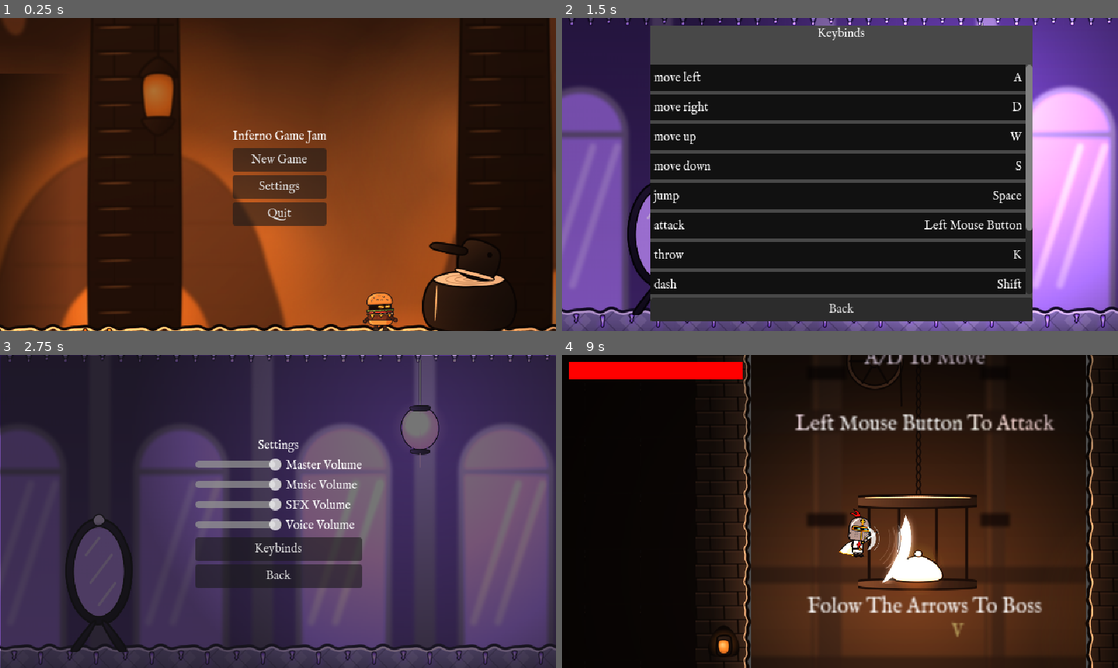
Above: before the commit, frames 1-4 (two rows, left to right).
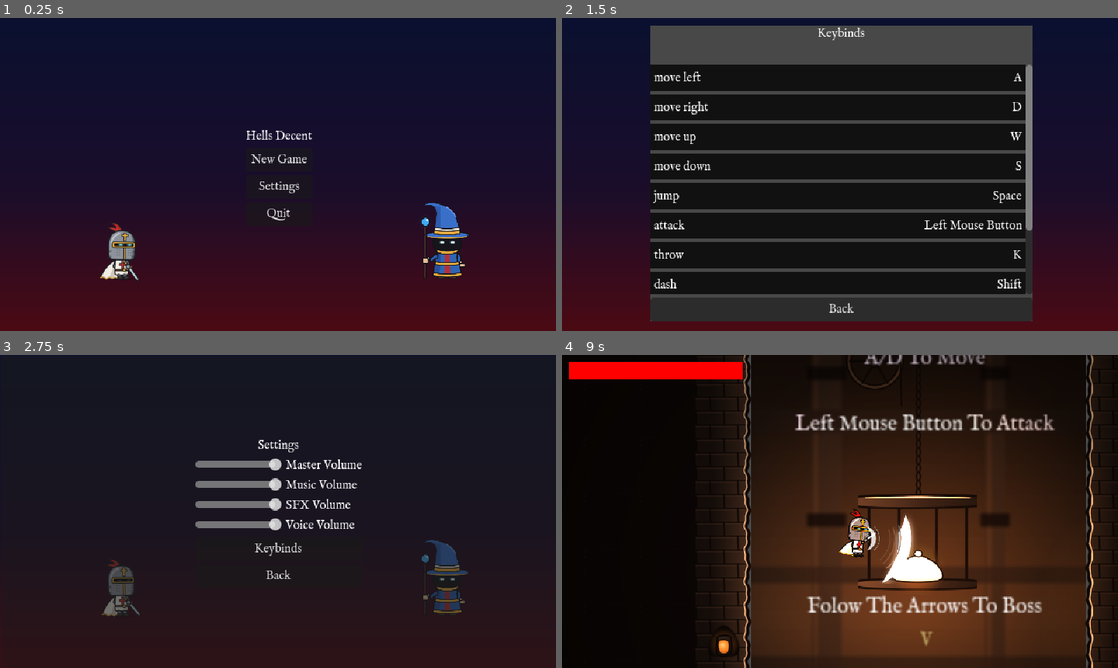
Above: after the commit, the same moments.

Repository: Jadelaawar42027/inferno-game-jam
Game: Godot game, scene res://scenes/ui/mainMenu.tscn
Two runs of this game, one before a commit and one after it. Both use one fixed random seed, a clock stepped at 60 frames per second and the inputs below.
Inputs (mouse positions are in pixels of both pictures, inside the frame that each line leads up to):
- Up to frame 1 (0.25 s): no input
- Up to frame 2 (1.5 s): click "Settings" at 0.5 s; click "Keybinds" at 1.25 s
- Up to frame 3 (2.75 s): click "Back" at 2 s
- Up to frame 4 (9 s): click "Back" at 2.75 s; click "New Game" at 3.5 s; tap Enter (ui_accept) at 4.25 s; move the mouse to (962, 495) at 4.27 s; press the mouse at (962, 495) at 4.28 s; hold D (move_right) 4.28-5.78 s; tap Space (jump) at 4.52, 4.82, 5.27, 5.57, 6.77, 6.8, 7.07, 8.27, 8.57 s; tap Shift (dash) at 4.55, 5.1, 8.3, 8.85 s; move the mouse to (728, 527) at 5.02 s; release the mouse at (728, 527) at 5.03 s; click (728, 527) at 5.17 s; tap Q (invisibility) at 5.3, 5.85 s; move the mouse to (895, 442) at 5.77 s; hold A (move_left) 5.78-6.53 s; click (895, 442) at 5.92 s; tap K (throw) at 6.05, 6.6 s; move the mouse to (812, 574) at 6.52 s; hold D (move_right) 6.53-8.03 s; click (812, 574) at 6.67 s; move the mouse to (1006, 558) at 7.27 s; hold Space (jump) 7.28-8.03 s; click (1006, 558) at 7.55 s; tap Escape (pause) at 7.9 s; move the mouse to (673, 464) at 8.02 s; hold A (move_left) 8.03-8.78 s; click (673, 464) at 8.1 s; move the mouse to (867, 511) at 8.77 s; hold D (move_right) from 8.78 s (still down); click (867, 511) at 8.92 s

The runs differ from the first frame. In frame 1, 96% of the frame differs, in the area x 0-100%, y 0-100%; in frame 2, 32%; in frame 3, 79%; in frame 4, 0.1%.

Commit message:
final touches

Diff:
--- a/default_bus_layout.tres
+++ b/default_bus_layout.tres
@@ -20,13 +20,13 @@
 bus/1/solo = false
 bus/1/mute = false
 bus/1/bypass_fx = false
-bus/1/volume_db = 0.0
+bus/1/volume_db = -12.715141
 bus/1/send = &"Master"
 bus/2/name = &"SFX"
 bus/2/solo = false
 bus/2/mute = false
 bus/2/bypass_fx = false
-bus/2/volume_db = 0.0
+bus/2/volume_db = -0.62600327
 bus/2/send = &"Master"
 bus/3/name = &"Voice"
 bus/3/solo = false
--- a/levels/gluttony/rooms/0_gluttony_level.tscn
+++ b/levels/gluttony/rooms/0_gluttony_level.tscn
@@ -3471,7 +3471,7 @@
 "
 
 [node name="Tutorial3" parent="Tutorial" unique_id=1812372519 instance=ExtResource("912_hub")]
-position = Vector2(4041, 656)
+position = Vector2(4040, 656)
 text = "Double Tap Space To
 Double Jump
 
@@ -3481,7 +3481,7 @@
 [node name="GuideArrows" type="Node2D" parent="." unique_id=1675589963]
 
 [node name="Arrow1" parent="GuideArrows" unique_id=1999417816 instance=ExtResource("912_hub")]
-position = Vector2(3703, 238)
+position = Vector2(3685, 243)
 text = "v"
 font_size = 16
 color = Color(1, 0.8, 0.45, 1)
@@ -3575,7 +3575,7 @@
 
 [node name="WallText" parent="." unique_id=1344689292 instance=ExtResource("917_hub")]
 modulate = Color(3, 3, 3, 1)
-position = Vector2(6976, 1456)
+position = Vector2(6969, 1455)
 ability = ExtResource("918_hub")
 
 [connection signal="died" from="Breakables/PotClayCrock1/health_component" to="Breakables/PotClayCrock1" method="queue_free"]
--- a/resources/abilities/dash.tres
+++ b/resources/abilities/dash.tres
@@ -9,5 +9,5 @@
 display_name = "Dash"
 behavior = ExtResource("1_4eicd")
 action = &"dash"
-description = "Press SHIFT to dash."
+description = "Press SHIFT to dash. It allows you to faze inside enemies to dodge."
 metadata/_custom_type_script = "uid://bx64sb70mo5f"
--- a/scenes/abilities/charge_attack_behavior.gd
+++ b/scenes/abilities/charge_attack_behavior.gd
@@ -4,7 +4,7 @@
 
 @export var min_charge := 0.5
 @export var max_charge := 3.0
-@export var max_damage := 4
+@export var damage_multiplier := 2.0
 @export var move_slow := 0.4
 
 var hold := 0.0
@@ -32,10 +32,9 @@
 func release() -> void:
 	if charge_sfx: charge_sfx.stop()
 	SFX.play("charge_release")
-	var ratio := clampf((hold - min_charge) / (max_charge - min_charge), 0.0, 1.0)
 	hold = 0.0
 	charging = false
-	player.side_slash.damage = 2 + int(ratio * (max_damage - 2))
+	player.side_slash.damage = int(base_damage * damage_multiplier)
 	player.side_slash.position.x = player.facing * 19
 	player.active_hitbox = player.side_slash
 	player.side_slash.activate()
--- a/scenes/bosses/labyrinth_butcher.tscn
+++ b/scenes/bosses/labyrinth_butcher.tscn
@@ -121,7 +121,7 @@
 frame_progress = 0.0
 
 [node name="HealthComponent" parent="." index="2" unique_id=555885103]
-max_health = 60
+max_health = 90
 
 [node name="CollisionShape2D" parent="Hurtbox" parent_id_path=PackedInt32Array(887145532) index="0" unique_id=1868882131]
 shape = SubResource("RectangleShape2D_vhf5f")
--- a/scenes/bosses/living_statue.tscn
+++ b/scenes/bosses/living_statue.tscn
@@ -102,7 +102,7 @@
 frame_progress = 0.0
 
 [node name="HealthComponent" parent="." index="2" unique_id=555885103]
-max_health = 50
+max_health = 70
 
 [node name="Hurtbox" parent="." index="3" unique_id=887145532]
 collision_mask = 8
--- a/scenes/bosses/satan.tscn
+++ b/scenes/bosses/satan.tscn
@@ -85,9 +85,6 @@
 frame_progress = 0.0
 offset = Vector2(0, -301)
 
-[node name="HealthComponent" parent="." index="2" unique_id=555885103]
-max_health = 120
-
 [node name="Hurtbox" parent="." index="3" unique_id=887145532]
 position = Vector2(0, -70)
 
--- a/scenes/bosses/teppani_oni.tscn
+++ b/scenes/bosses/teppani_oni.tscn
@@ -93,7 +93,7 @@
 frame_progress = 0.0
 
 [node name="HealthComponent" parent="." index="2" unique_id=555885103]
-max_health = 50
+max_health = 60
 
 [node name="CollisionShape2D" parent="Hurtbox" parent_id_path=PackedInt32Array(887145532) index="0" unique_id=1868882131]
 shape = SubResource("RectangleShape2D_8glaw")
--- a/scenes/cutscenes/treachery_cutscene.gd
+++ b/scenes/cutscenes/treachery_cutscene.gd
@@ -18,6 +18,10 @@
 
 @export var lines_quake: Array[DialogLine]
 @export var lines_goodbye: Array[DialogLine]
+
+@export var fight_zoom := Vector2(1.0, 1.0)
+var start_zoom := Vector2.ONE
+
 
 var quaking := false
 
@@ -72,6 +76,8 @@
 
 func grab_camera() -> void:
 	cam = player.camera
+	start_zoom = cam.zoom
+	create_tween().set_trans(Tween.TRANS_SINE).tween_property(cam, "zoom", fight_zoom, 0.8)
 	var p := cam.global_position
 	cam.top_level = true
 	cam.global_position = p
@@ -93,6 +99,7 @@
 	await satan.tree_exited
 	var dialog = get_tree().get_first_node_in_group("dialog_box")
 	await player.play_absorb_animation(null)
+	create_tween().set_trans(Tween.TRANS_SINE).tween_property(cam, "zoom", start_zoom, 0.6)
 	player.absorbing = true
 	player.anim.play("idle")
 	quaking = true
@@ -107,7 +114,6 @@
 	dialog.dialog_start("Dante", lines_goodbye, false)
 	await dialog.dialog_finished
 	GameState.go_to_next_floor()
-
 
 func rockfall() -> void:
 	while quaking:
--- a/scenes/player/player.tscn
+++ b/scenes/player/player.tscn
@@ -110,7 +110,7 @@
 position = Vector2(19, -11)
 collision_layer = 8
 collision_mask = 384
-damage = 100
+damage = 4
 
 [node name="CollisionShape2D" parent="Attacks/SideSlash" index="0" unique_id=612733107]
 shape = SubResource("RectangleShape2D_fcs02")
@@ -127,7 +127,7 @@
 position = Vector2(0, -34)
 collision_layer = 8
 collision_mask = 384
-damage = 20
+damage = 4
 
 [node name="CollisionShape2D" parent="Attacks/UpSlash" index="0" unique_id=612733107]
 shape = SubResource("RectangleShape2D_myrg7")
@@ -144,7 +144,7 @@
 position = Vector2(0, 11)
 collision_layer = 8
 collision_mask = 384
-damage = 20
+damage = 4
 pogo_allowed = true
 
 [node name="CollisionShape2D" parent="Attacks/DownSlash" index="0" unique_id=612733107]
--- a/scenes/ui/mainMenu.tscn
+++ b/scenes/ui/mainMenu.tscn
@@ -1,42 +1,18 @@
 [gd_scene format=3 uid="uid://crpl31c0famvp"]
 
 [ext_resource type="Script" uid="uid://7pyhkosvmmky" path="res://scripts/ui/mainMenu.gd" id="1_ph80j"]
-[ext_resource type="PackedScene" uid="uid://bi64a2q6pyui4" path="res://levels/gluttony/rooms/0_gluttony_level.tscn" id="2_f0x07"]
 [ext_resource type="Script" uid="uid://bbs2bb6iblexb" path="res://scripts/Components/input_settings.gd" id="3_c8enf"]
-[ext_resource type="PackedScene" uid="uid://bejik2t3denae" path="res://levels/fraud/rooms/0_fraud_level.tscn" id="3_f0x07"]
 [ext_resource type="PackedScene" uid="uid://bkalkey6fv1tf" path="res://scenes/ui/input_button.tscn" id="4_oxtcp"]
-
-[sub_resource type="RectangleShape2D" id="RectangleShape2D_6rc6a"]
-resource_local_to_scene = true
-size = Vector2(10, 20)
-
-[sub_resource type="RectangleShape2D" id="RectangleShape2D_ceogi"]
-resource_local_to_scene = true
-size = Vector2(40, 34)
-
-[sub_resource type="RectangleShape2D" id="RectangleShape2D_5v4xd"]
-resource_local_to_scene = true
-size = Vector2(34, 40)
-
-[sub_resource type="RectangleShape2D" id="RectangleShape2D_ds3hr"]
-resource_local_to_scene = true
-size = Vector2(34, 40)
-
-[sub_resource type="RectangleShape2D" id="RectangleShape2D_0nxtt"]
-resource_local_to_scene = true
-size = Vector2(10, 20)
-
-[sub_resource type="RectangleShape2D" id="RectangleShape2D_hx7br"]
-resource_local_to_scene = true
-size = Vector2(40, 34)
-
-[sub_resource type="RectangleShape2D" id="RectangleShape2D_wipqc"]
-resource_local_to_scene = true
-size = Vector2(34, 40)
-
-[sub_resource type="RectangleShape2D" id="RectangleShape2D_iug6h"]
-resource_local_to_scene = true
-size = Vector2(34, 40)
+[ext_resource type="SpriteFrames" uid="uid://bl1elduuoxp86" path="res://assets/sprites/knight/knight_frames_hd.tres" id="5_dante"]
+[ext_resource type="SpriteFrames" uid="uid://cs6dmjrbhqjml" path="res://assets/sprites/virgil/virgil_frames.tres" id="6_virgil"]
+
+[sub_resource type="Gradient" id="Gradient_bg"]
+offsets = PackedFloat32Array(0, 0.55, 1)
+colors = PackedColorArray(0.043, 0.063, 0.188, 1, 0.102, 0.051, 0.165, 1, 0.29, 0.039, 0.078, 1)
+
+[sub_resource type="GradientTexture2D" id="GradientTexture2D_bg"]
+gradient = SubResource("Gradient_bg")
+fill_to = Vector2(0, 1)
 
 [sub_resource type="StyleBoxFlat" id="StyleBoxFlat_b2h2w"]
 bg_color = Color(0.28118682, 0.28118688, 0.2811868, 1)
@@ -65,88 +41,37 @@
 position = Vector2(2697, 2795)
 zoom = Vector2(2, 2)
 
-[node name="GorgingKitchens2" parent="." unique_id=1443486961 instance=ExtResource("2_f0x07")]
-process_mode = 4
-position = Vector2(318, 179)
-
-[node name="Player" parent="GorgingKitchens2" index="11" unique_id=2062711150]
-visible = false
-
-[node name="Camera2D" parent="GorgingKitchens2/Player" index="2" unique_id=623591930]
-enabled = false
-
-[node name="CollisionShape2D" parent="GorgingKitchens2/Player/Hurtbox" parent_id_path=PackedInt32Array(1443486961, 2062711150, 887145532) index="0" unique_id=1868882131]
-shape = SubResource("RectangleShape2D_6rc6a")
-
-[node name="CollisionShape2D" parent="GorgingKitchens2/Player/Attacks/SideSlash" parent_id_path=PackedInt32Array(1443486961, 2062711150, 1898026828) index="0" unique_id=612733107]
-shape = SubResource("RectangleShape2D_ceogi")
-
-[node name="CollisionShape2D" parent="GorgingKitchens2/Player/Attacks/UpSlash" parent_id_path=PackedInt32Array(1443486961, 2062711150, 2052691650) index="0" unique_id=612733107]
-shape = SubResource("RectangleShape2D_5v4xd")
-
-[node name="CollisionShape2D" parent="GorgingKitchens2/Player/Attacks/DownSlash" parent_id_path=PackedInt32Array(1443486961, 2062711150, 614013444) index="0" unique_id=612733107]
-shape = SubResource("RectangleShape2D_ds3hr")
-
-[node name="UI" parent="GorgingKitchens2/Player" index="7" unique_id=1341298659]
-visible = false
-
-[node name="AmbientFill26" parent="GorgingKitchens2/Lights" parent_id_path=PackedInt32Array(1443486961, 1920909662) index="75" unique_id=2042832263]
-position = Vector2(2941, 1006)
-
-[node name="AmbientFill27" parent="GorgingKitchens2/Lights" parent_id_path=PackedInt32Array(1443486961, 1920909662) index="76" unique_id=907936719]
-position = Vector2(2175, 648)
-
-[node name="BurgerGrunt" parent="GorgingKitchens2/Enemies" parent_id_path=PackedInt32Array(1443486961, 1936344992) index="0" unique_id=1967836048]
-position = Vector2(2232, 729)
-
-[node name="Tutorial" parent="GorgingKitchens2" index="18" unique_id=947822245]
-visible = false
-
-[node name="GuideArrows" parent="GorgingKitchens2" index="19" unique_id=1675589963]
-visible = false
-
-[node name="GardenOfLies" parent="." unique_id=599813052 instance=ExtResource("3_f0x07")]
-process_mode = 4
-position = Vector2(522, 2039)
-
-[node name="Exits" parent="GardenOfLies" index="9" unique_id=1336800967]
-visible = false
-
-[node name="Player" parent="GardenOfLies" index="11" unique_id=1734184684]
-visible = false
-
-[node name="Camera2D" parent="GardenOfLies/Player" index="2" unique_id=623591930]
-visible = false
-
-[node name="CollisionShape2D" parent="GardenOfLies/Player/Hurtbox" parent_id_path=PackedInt32Array(599813052, 1734184684, 887145532) index="0" unique_id=1868882131]
-shape = SubResource("RectangleShape2D_0nxtt")
-
-[node name="CollisionShape2D" parent="GardenOfLies/Player/Attacks/SideSlash" parent_id_path=PackedInt32Array(599813052, 1734184684, 1898026828) index="0" unique_id=612733107]
-shape = SubResource("RectangleShape2D_hx7br")
-
-[node name="CollisionShape2D" parent="GardenOfLies/Player/Attacks/UpSlash" parent_id_path=PackedInt32Array(599813052, 1734184684, 2052691650) index="0" unique_id=612733107]
-shape = SubResource("RectangleShape2D_wipqc")
-
-[node name="CollisionShape2D" parent="GardenOfLies/Player/Attacks/DownSlash" parent_id_path=PackedInt32Array(599813052, 1734184684, 614013444) index="0" unique_id=612733107]
-shape = SubResource("RectangleShape2D_iug6h")
-
-[node name="UI" parent="GardenOfLies/Player" index="7" unique_id=1341298659]
-visible = false
-
-[node name="Enemies" parent="GardenOfLies" index="15" unique_id=1981317121]
-visible = false
-
-[node name="Checkpoints" parent="GardenOfLies" index="16" unique_id=1524091901]
-visible = false
-
-[node name="SecretMessages" parent="GardenOfLies" index="17" unique_id=98555912]
-visible = false
-
-[node name="Tutorial" parent="GardenOfLies" index="18" unique_id=1601873881]
-visible = false
-
-[node name="GuideArrows" parent="GardenOfLies" index="19" unique_id=317595422]
-visible = false
+[node name="Background" type="CanvasLayer" parent="." unique_id=569357267]
+layer = -1
+
+[node name="Gradient" type="TextureRect" parent="Background" unique_id=1650813803]
+anchors_preset = 15
+anchor_right = 1.0
+anchor_bottom = 1.0
+grow_horizontal = 2
+grow_vertical = 2
+mouse_filter = 2
+texture = SubResource("GradientTexture2D_bg")
+expand_mode = 1
+
+[node name="Dante" type="AnimatedSprite2D" parent="Background" unique_id=360352858]
+texture_filter = 4
+position = Vector2(140, 300)
+scale = Vector2(0.5, 0.5)
+sprite_frames = ExtResource("5_dante")
+animation = &"idle"
+autoplay = "idle"
+offset = Vector2(0, -54)
+
+[node name="Virgil" type="AnimatedSprite2D" parent="Background" unique_id=1870460809]
+texture_filter = 4
+position = Vector2(500, 300)
+scale = Vector2(0.3, 0.3)
+sprite_frames = ExtResource("6_virgil")
+animation = &"idle"
+autoplay = "idle"
+offset = Vector2(25, -142)
+flip_h = true
 
 [node name="CanvasLayer" type="CanvasLayer" parent="." unique_id=1386325699]
 
@@ -167,7 +92,7 @@
 
 [node name="Label" type="Label" parent="CanvasLayer/CenterContainer/VBoxContainer" unique_id=972434117]
 layout_mode = 2
-text = "Inferno Game Jam"
+text = "Hells Decent"
 
 [node name="PlayButton" type="Button" parent="CanvasLayer/CenterContainer/VBoxContainer" unique_id=1971518153]
 layout_mode = 2
@@ -333,57 +258,3 @@
 [connection signal="pressed" from="CanvasLayer/SettingsPanelContainer/SettingsContainer/VBoxContainer/Keybinds" to="." method="_on_keybinds_pressed"]
 [connection signal="pressed" from="CanvasLayer/SettingsPanelContainer/SettingsContainer/VBoxContainer/ReturntoMain" to="." method="_on_returnto_main_pressed"]
 [connection signal="pressed" from="CanvasLayer/KeybindsPanelContainer/KeybindsContainer/VBoxContainer/ReturnToSettings" to="." method="_on_return_to_settings_pressed"]
-
-[editable path="GorgingKitchens2"]
-[editable path="GorgingKitchens2/Hazards/Spikes1"]
-[editable path="GorgingKitchens2/Hazards/Spikes2"]
-[editable path="GorgingKitchens2/Hazards/Spikes3"]
-[editable path="GorgingKitchens2/Hazards/Spikes4"]
-[editable path="GorgingKitchens2/Hazards/Spikes5"]
-[editable path="GorgingKitchens2/Hazards/Spikes6"]
-[editable path="GorgingKitchens2/Breakables/PotClayCrock1/Hurtbox"]
-[editable path="GorgingKitchens2/Breakables/PotBarrel1/Hurtbox"]
-[editable path="GorgingKitchens2/Breakables/PotFlourSack1/Hurtbox"]
-[editable path="GorgingKitchens2/Breakables/PotClayCrock2/Hurtbox"]
-[editable path="GorgingKitchens2/Breakables/PotBarrel2/Hurtbox"]
-[editable path="GorgingKitchens2/Breakables/Block1/Hurtbox"]
-[editable path="GorgingKitchens2/Breakables/PotBonePile1/Hurtbox"]
-[editable path="GorgingKitchens2/Breakables/PotBonePile2/Hurtbox"]
-[editable path="GorgingKitchens2/Breakables/PotPlateStack1/Hurtbox"]
-[editable path="GorgingKitchens2/Player"]
-[editable path="GorgingKitchens2/Player/Hurtbox"]
-[editable path="GorgingKitchens2/Player/Attacks/SideSlash"]
-[editable path="GorgingKitchens2/Player/Attacks/UpSlash"]
-[editable path="GorgingKitchens2/Player/Attacks/DownSlash"]
-[editable path="GorgingKitchens2/Checkpoints/Checkpoint1"]
-[editable path="GorgingKitchens2/Checkpoints/Checkpoint2"]
-[editable path="GorgingKitchens2/Checkpoints/Checkpoint3"]
-[editable path="GardenOfLies"]
-[editable path="GardenOfLies/Hazards/Pool1"]
-[editable path="GardenOfLies/Hazards/Pool2"]
-[editable path="GardenOfLies/Hazards/Pool3"]
-[editable path="GardenOfLies/Hazards/Spikes1"]
-[editable path="GardenOfLies/Hazards/Spikes2"]
-[editable path="GardenOfLies/Breakables/PotUrn1/Hurtbox"]
-[editable path="GardenOfLies/Breakables/PotUrn2/Hurtbox"]
-[editable path="GardenOfLies/Breakables/PotMirror1/Hurtbox"]
-[editable path="GardenOfLies/Breakables/PotMirror2/Hurtbox"]
-[editable path="GardenOfLies/Breakables/PotMirror3/Hurtbox"]
-[editable path="GardenOfLies/Breakables/PotUrn3/Hurtbox"]
-[editable path="GardenOfLies/Breakables/PotUrn4/Hurtbox"]
-[editable path="GardenOfLies/Breakables/PotMirror4/Hurtbox"]
-[editable path="GardenOfLies/Breakables/PotUrn5/Hurtbox"]
-[editable path="GardenOfLies/Breakables/PotUrn6/Hurtbox"]
-[editable path="GardenOfLies/Breakables/PotMirror5/Hurtbox"]
-[editable path="GardenOfLies/Breakables/PotUrn7/Hurtbox"]
-[editable path="GardenOfLies/Breakables/PotMirror6/Hurtbox"]
-[editable path="GardenOfLies/Breakables/PotUrn8/Hurtbox"]
-[editable path="GardenOfLies/Switches/Target1/Hurtbox"]
-[editable path="GardenOfLies/Player"]
-[editable path="GardenOfLies/Player/Hurtbox"]
-[editable path="GardenOfLies/Player/Attacks/SideSlash"]
-[editable path="GardenOfLies/Player/Attacks/UpSlash"]
-[editable path="GardenOfLies/Player/Attacks/DownSlash"]
-[editable path="GardenOfLies/Checkpoints/Checkpoint1"]
-[editable path="GardenOfLies/Checkpoints/Checkpoint2"]
-[editable path="GardenOfLies/Checkpoints/Checkpoint3"]
--- a/scripts/autoload/music_manager.gd
+++ b/scripts/autoload/music_manager.gd
@@ -26,7 +26,7 @@
 var b: AudioStreamPlayer
 var current: AudioStreamPlayer
 var current_key := ""
-
+const START_AT := {"satan_boss": 30.0}
 
 func _ready() -> void:
 	process_mode = Node.PROCESS_MODE_ALWAYS
@@ -47,7 +47,7 @@
 	var next := b if current == a else a
 	next.stream = TRACKS[key]
 	next.volume_db = -40.0
-	next.play()
+	next.play(START_AT.get(key, 0.0))
 	var old := current
 	current = next
 	var t := create_tween().set_parallel()
--- a/scripts/bosses/ferry_beast.gd
+++ b/scripts/bosses/ferry_beast.gd
@@ -12,6 +12,8 @@
 var reveal_pending := false
 var faking := false
 var fake_hit := false
+
+@onready var contact_hitbox: Hitbox = $ContactHitbox
 
 func get_attacks() -> Array[String]:
 	var d := absf(dx_to_player())
@@ -109,6 +111,7 @@
 		await play_and_wait("lunge_windup")
 		if is_dead: return
 	sprite.play("lunge")
+	contact_hitbox.deactivate()
 	lunge_hitbox.activate()
 	var t := 0.0
 	while (t < 0.1 or not is_on_wall()) and t < 1.2 and not is_dead:
@@ -118,6 +121,7 @@
 	var hit_wall := is_on_wall()
 	velocity.x = 0
 	lunge_hitbox.deactivate()
+	contact_hitbox.activate()
 	if is_dead: return
 	await play_and_wait("lunge_end")
 	if hit_wall and not is_dead:
--- a/scripts/player/player.gd
+++ b/scripts/player/player.gd
@@ -5,6 +5,7 @@
 signal absorb_finished(ability: Ability)
 
 @onready var visual: Node2D = $Visual
+@export var fraud_health_multiplier := 4
 
 @export_group("Movement")
 @export var run_speed :float = 150
@@ -252,6 +253,9 @@
 	down_slash.hit_landed.connect(_on_slash_hit.bind(down_slash))
 	hurtbox.hurt.connect(_on_hurt)
 	health.died.connect(_on_died)
+	if GameState.has_ability(&"invisibility"):
+		health.max_health *= fraud_health_multiplier
+		health.reset()
 	anim.animation_finished.connect(_on_anim_finished)
 	anim.frame_changed.connect(_on_frame_changed)
 	anim.play("idle")
--- a/scripts/ui/mainMenu.gd
+++ b/scripts/ui/mainMenu.gd
@@ -1,5 +1,7 @@
 extends Control
 
+func _ready() -> void:
+	MusicManager.play("awakening")
 
 func _on_play_button_pressed() -> void:
 	SFX.play("ui_select")
